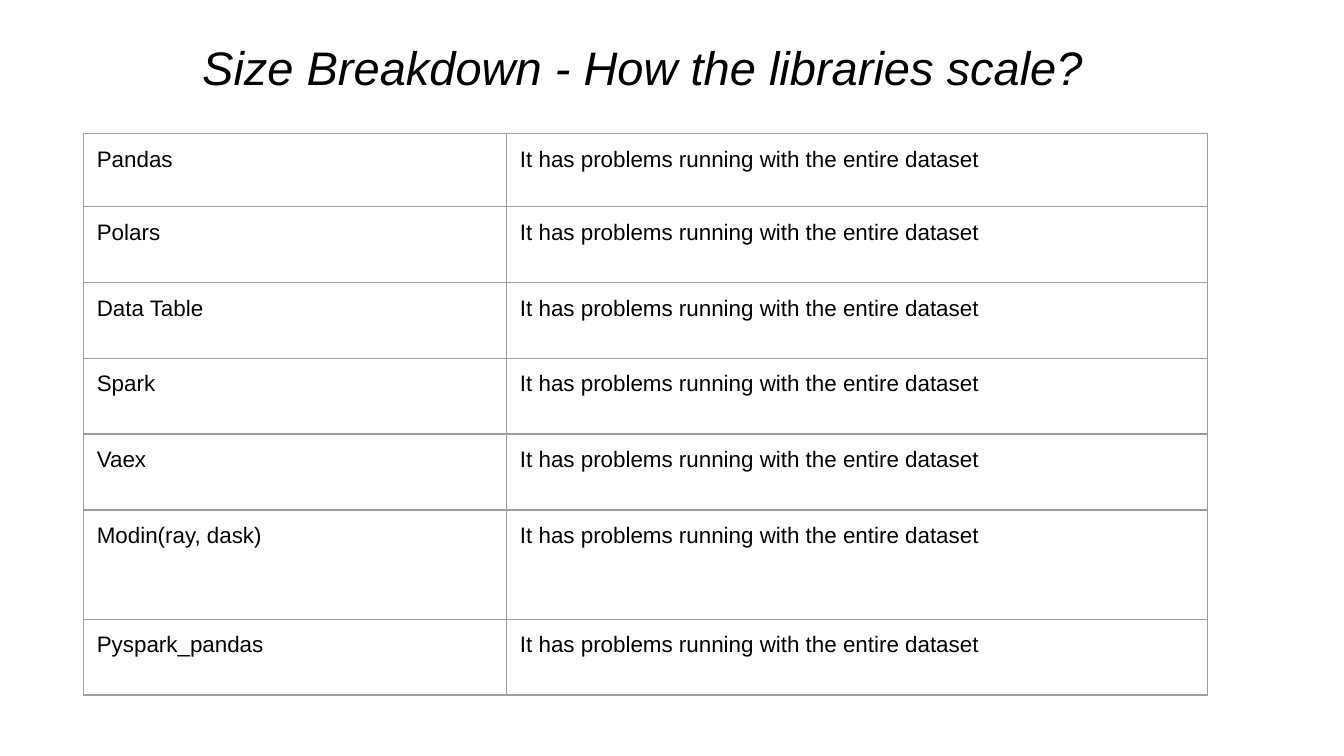
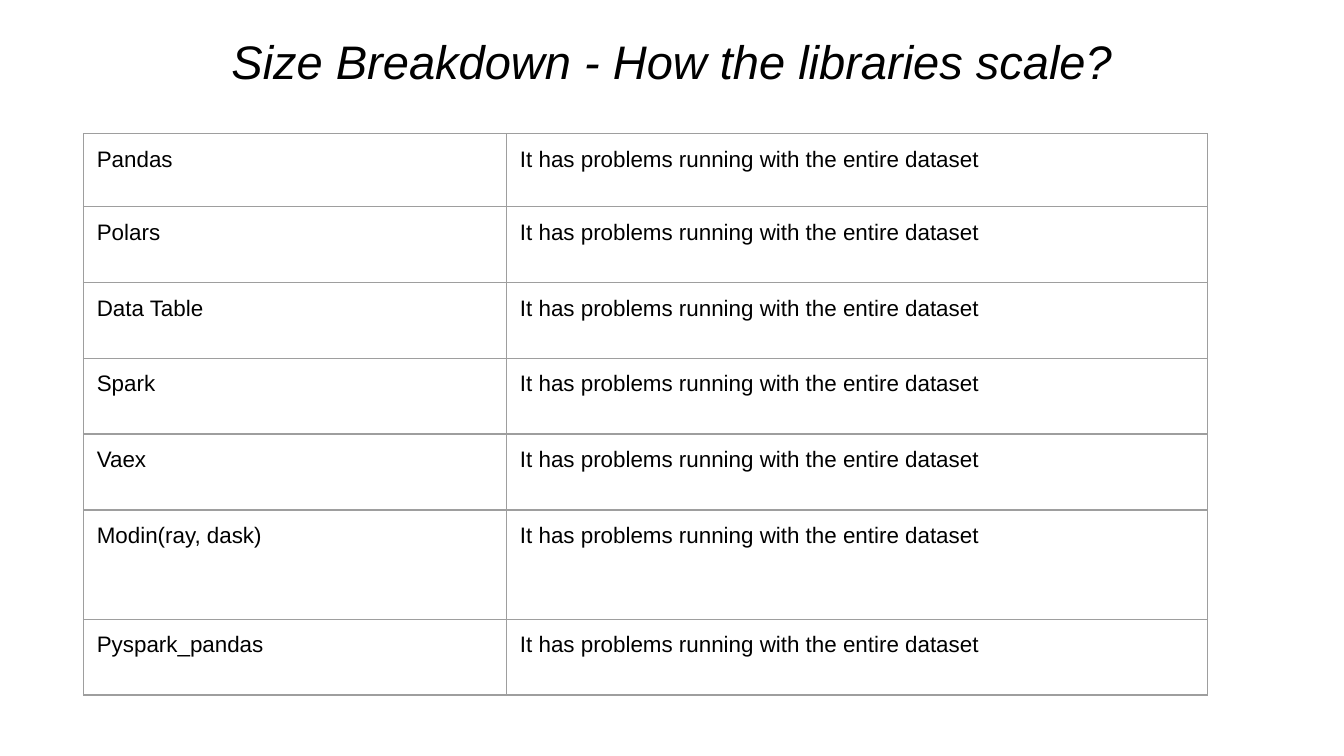
Before and after one commit to cosimop2000/BDMG-vehicle-accidents, a slide deck: slide 3 of Ferrari-Pavone-Pederzoli.pptx. Drawn at 1344x756 pixels with LibreOffice and Linux fonts; fonts in the diff are those of the drawing. Boxes give left, top, right and bottom in pixels: in the first picture for what was removed or moved away, otherwise in the second. Text is boxed around its words. In the diff, an @@ line names an element or a change of style, - is before the commit and + after.

```diff
--- a/Ferrari-Pavone-Pederzoli.pptx
+++ b/Ferrari-Pavone-Pederzoli.pptx
@@ title "Size Breakdown - How the ...": place and size @@
-title "Size Breakdown - How the ..." at (202, 51, 1083, 86)
+title "Size Breakdown - How the ..." at (231, 45, 1112, 80)
@@ title "Size Breakdown - How the ..." at (231, 45, 1112, 80): alignment left to centre @@
```
Also in this commit, not shown: 9 other slides changed, 1 slide added.
